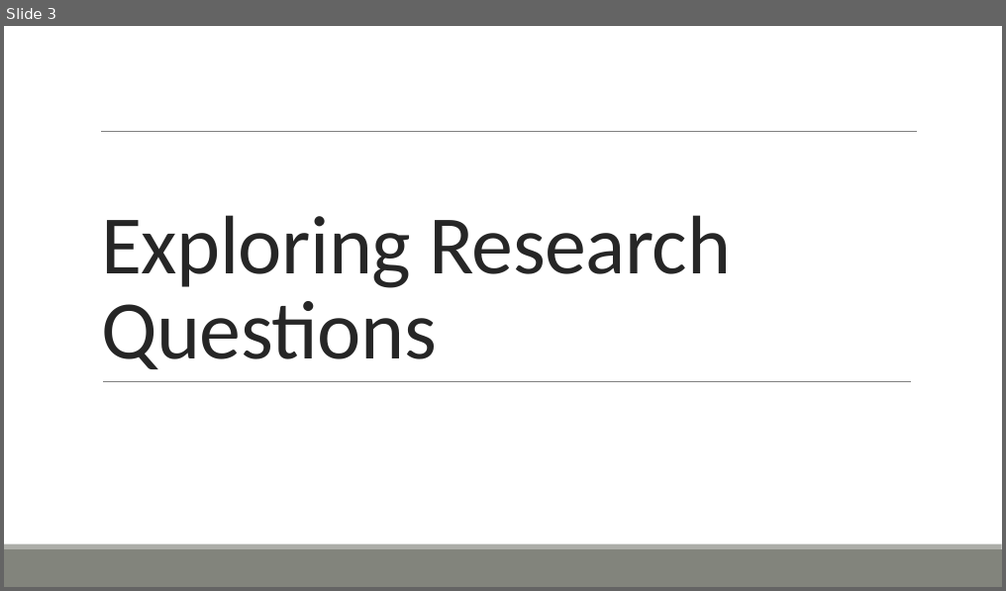
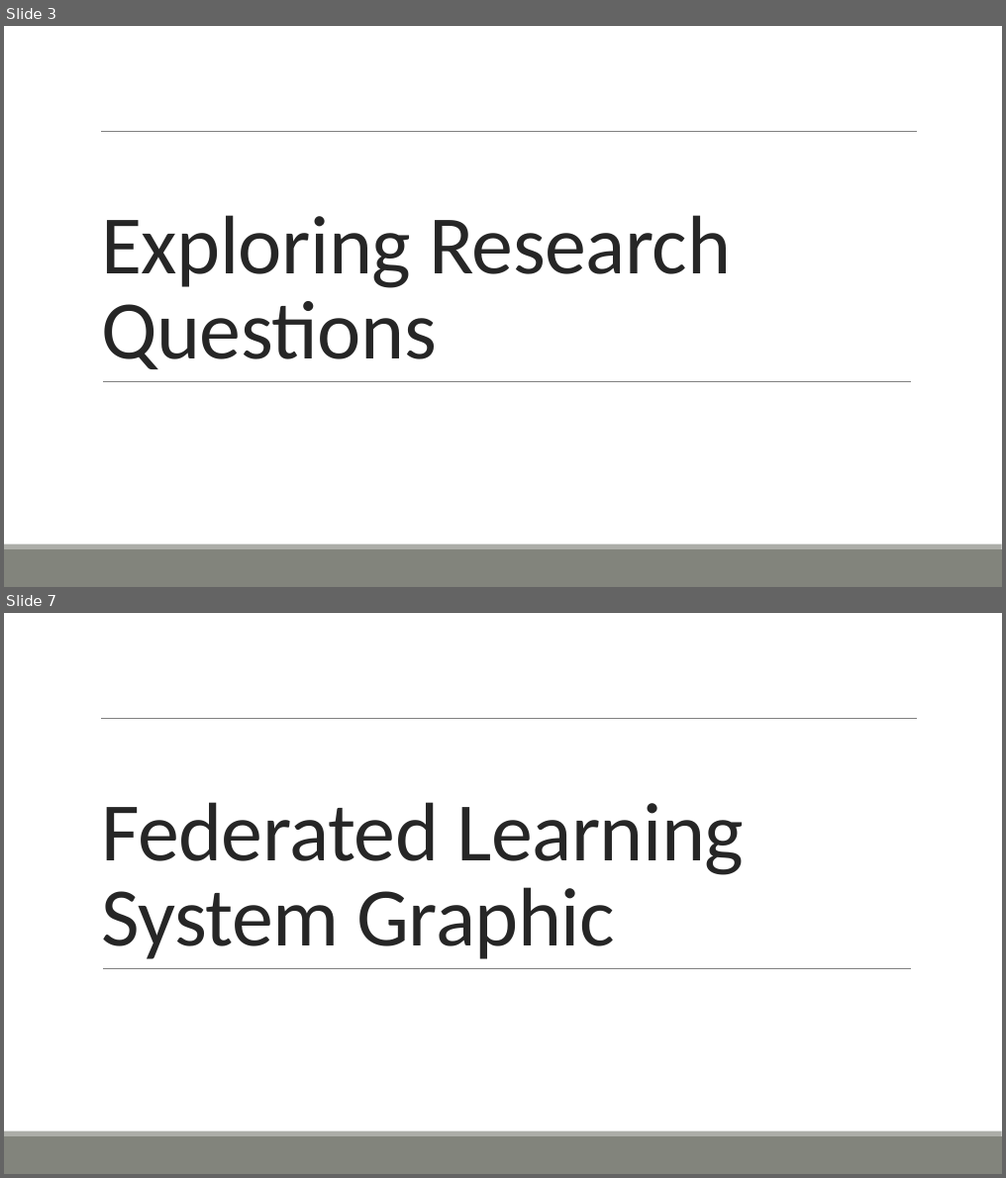
Before and after one commit to ofithcheallaigh/phd, a slide deck: Presentations/Supervisor Meetings/2024/20240301.pptx. Shown one above the other, each under a label of ours: slide 3 before the commit, slides 3 and 7 after it; the slides between them are not shown. The pictures are 1006x591 and 1006x1178 pixels, drawn with LibreOffice and Linux fonts; fonts in the diff are those of the drawing. Boxes give left, top, right and bottom in pixels: in the first picture for what was removed or moved away, otherwise in the second. Text is boxed around its words. In the diff, an @@ line names an element or a change of style, - is before the commit and + after.

```diff
--- a/Presentations/Supervisor Meetings/2024/20240301.pptx
+++ b/Presentations/Supervisor Meetings/2024/20240301.pptx
@@ slide 7 added at (4,613,1002,1174), background #FFFFFF; not listed: 4 template elements that a slide beside it also shows @@
@@ title added at (101,802,744,959), 80 pt, text #262626 @@
+Federated Learning System Graphic
```
Also in this commit, not shown: 4 slides changed, 4 other slides added, 3 slides removed.
